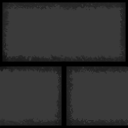
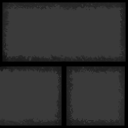
Layered file, before and after one edit (128x128). Changes by layer:
painted on "Layer" over 0, 66, 128, 127
painted on "Layer2" over 0, 66, 128, 127
